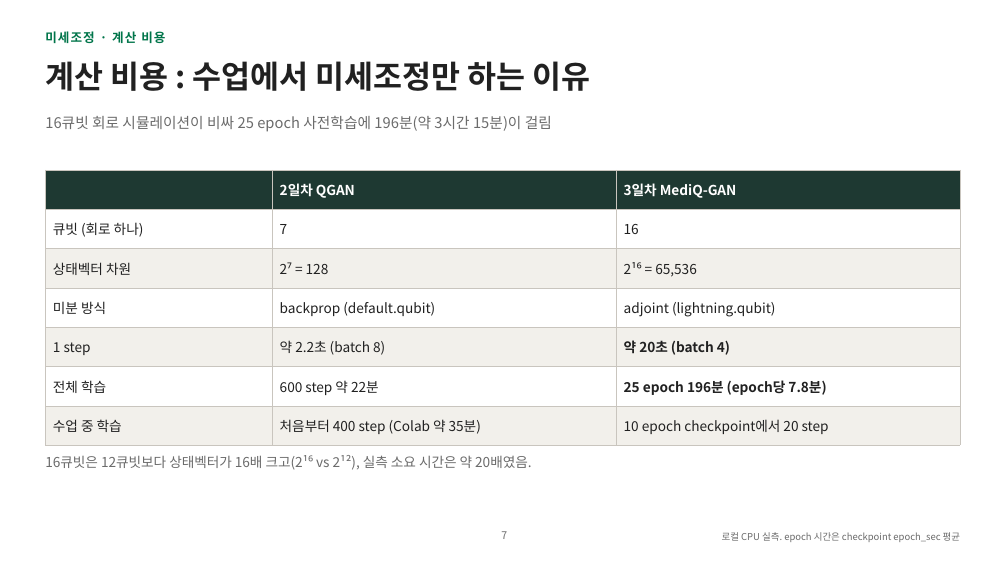
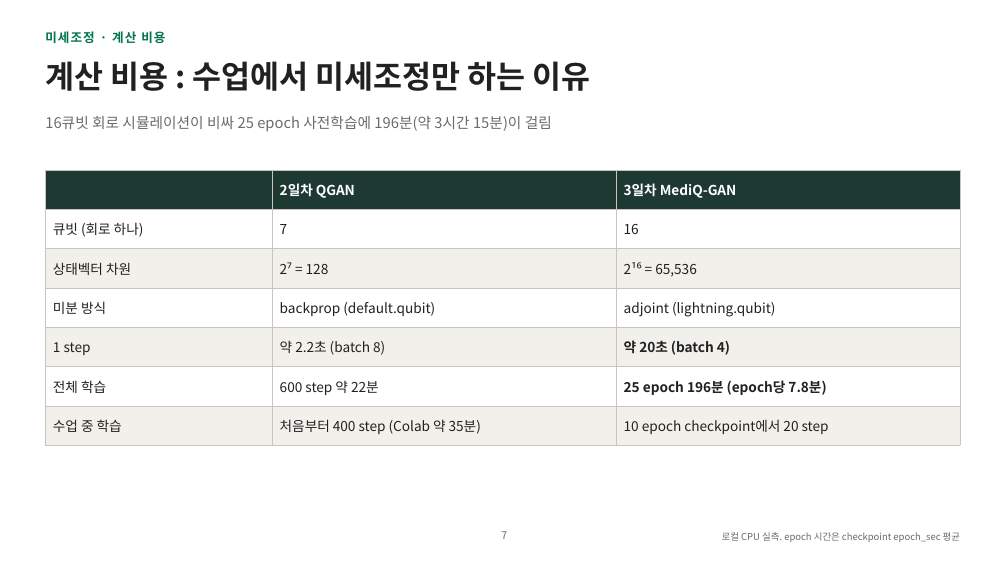
Before and after one commit to hyunhp/skin_disease_qml, a slide deck: slide 7 of practice/day3_slides/day3_practice_slides.pptx. Drawn at 1008x567 pixels with LibreOffice and Linux fonts; fonts in the diff are those of the drawing. Boxes give left, top, right and bottom in pixels: in the first picture for what was removed or moved away, otherwise in the second. Text is boxed around its words. In the diff, an @@ line names an element or a change of style, - is before the commit and + after.

```diff
--- a/practice/day3_slides/day3_practice_slides.pptx
+++ b/practice/day3_slides/day3_practice_slides.pptx
@@ text removed at bbox=[45, 455, 531, 470] @@
-16큐빗은 12큐빗보다 상태벡터가 16배 크고(2¹⁶ vs 2¹²), 실측 소요 시간은 약 20배였음.
```
Also in this commit, not shown: 10 other files.
